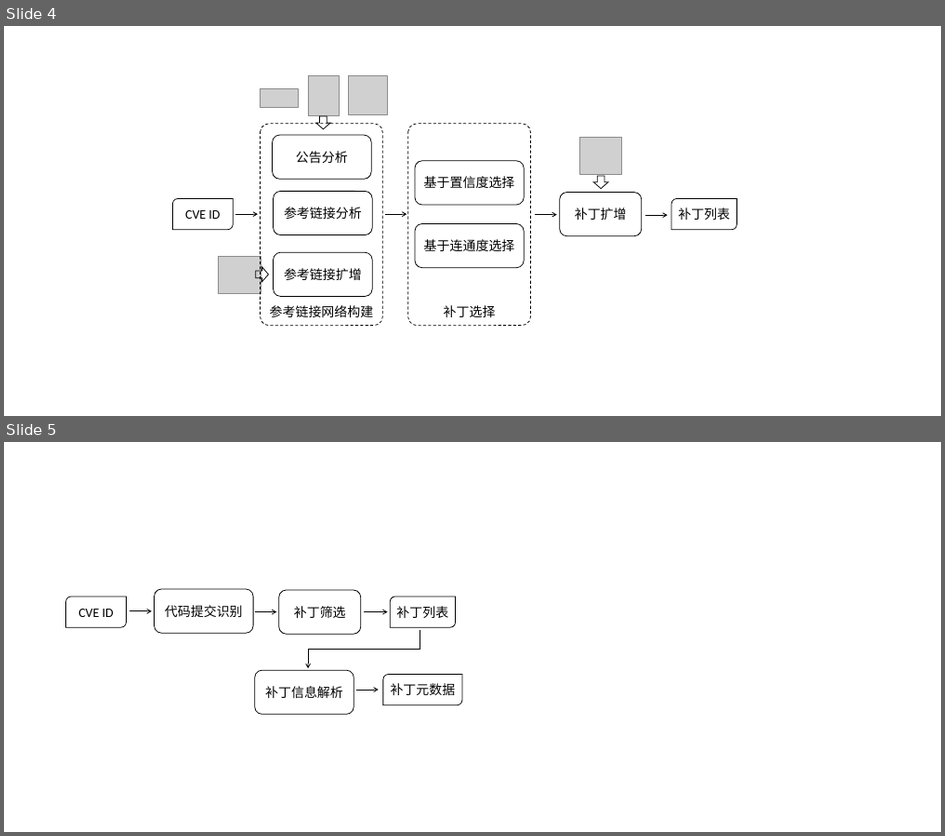
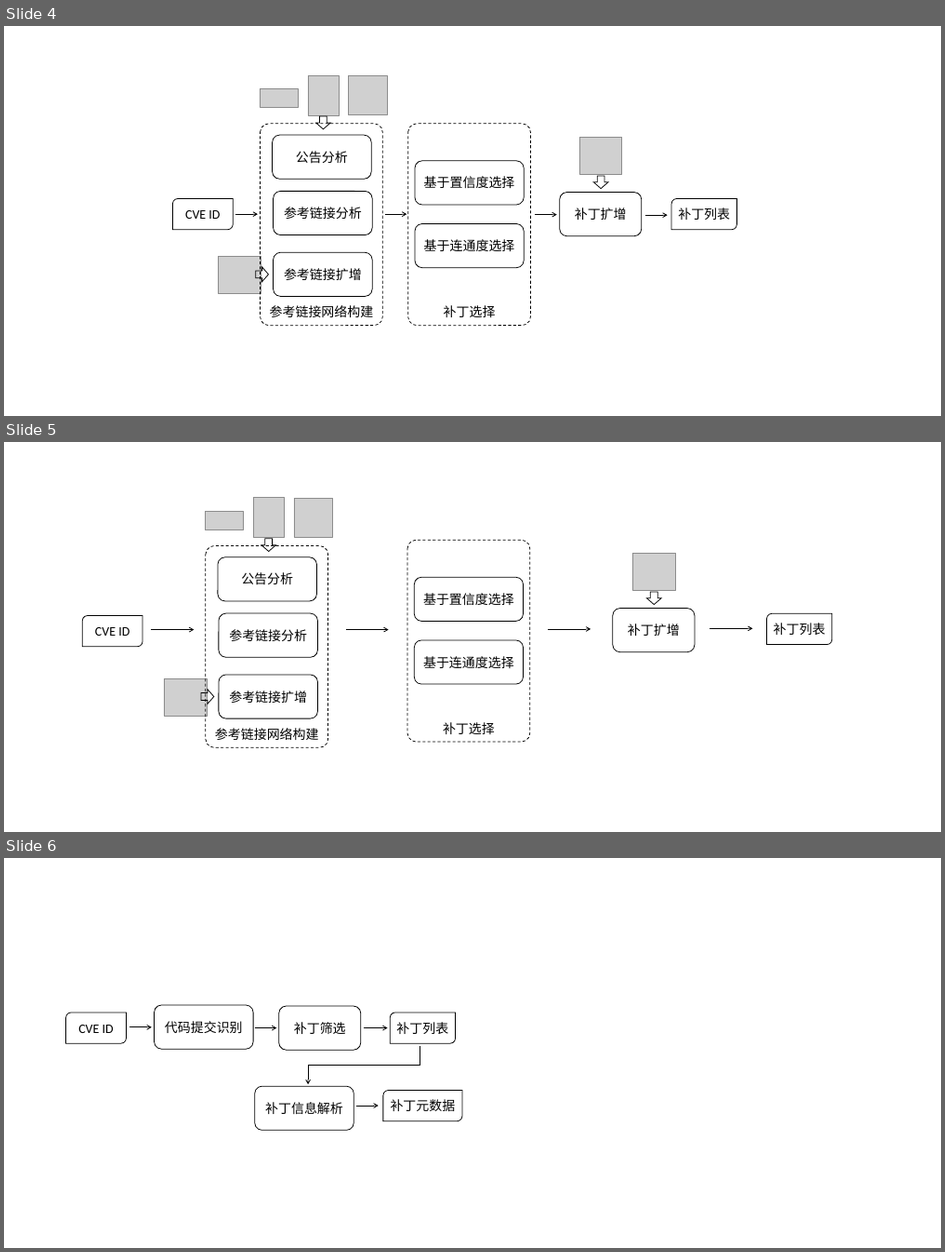
Before and after one commit to CongyingXU/MasterThesis, a slide deck: fig/overview.pptx. Shown one above the other, each under a label of ours: slides 4 and 5 before the commit, slides 4, 5 and 6 after it. The pictures are 945x836 and 945x1252 pixels, drawn with LibreOffice and Linux fonts; fonts in the diff are those of the drawing; grey boxes stand for pictures. Boxes give left, top, right and bottom in pixels: in the first picture for what was removed or moved away, otherwise in the second. Text is boxed around its words. In the diff, an @@ line names an element or a change of style, - is before the commit and + after.

```diff
--- a/fig/overview.pptx
+++ b/fig/overview.pptx
@@ slide 5 added at (x1=4, y1=442, x2=941, y2=832), background #FFFFFF @@
@@ group added at (x1=164, y1=498, x2=332, y2=747): 4 pictures, 4 rounded rectangles, 2 down arrows, 1 text @@
+公告分析
+参考链接分析
+参考链接扩增
+参考链接网络构建
@@ picture added at (x1=633, y1=553, x2=675, y2=590) @@
@@ rounded rectangle added at (x1=613, y1=608, x2=695, y2=651), outline #000000 1 pt, 18 pt, text #000000 @@
+补丁扩增
@@ down arrow added at (x1=648, y1=592, x2=662, y2=605), outline #000000 1 pt @@
@@ round diag rect added at (x1=82, y1=615, x2=143, y2=646), outline #000000 1 pt, 18 pt, text #000000 @@
+CVE ID
@@ arrow added from (152, 629) to (194, 629), #000000 1 pt @@
@@ arrow added from (346, 629) to (389, 629), #000000 1 pt @@
@@ arrow added from (548, 629) to (591, 629), #000000 1 pt @@
@@ arrow added from (711, 628) to (753, 628), #000000 1 pt @@
@@ round diag rect added at (x1=767, y1=613, x2=833, y2=644), outline #000000 1 pt, 18 pt, text #000000 @@
+补丁列表
@@ group added at (x1=408, y1=540, x2=530, y2=741): 3 rounded rectangles, 1 text @@
+基于置信度选择
+基于连通度选择
+补丁选择
@@ what was slide 5 is now slide 6 @@
```
Also in this commit, not shown: 1 other file.
